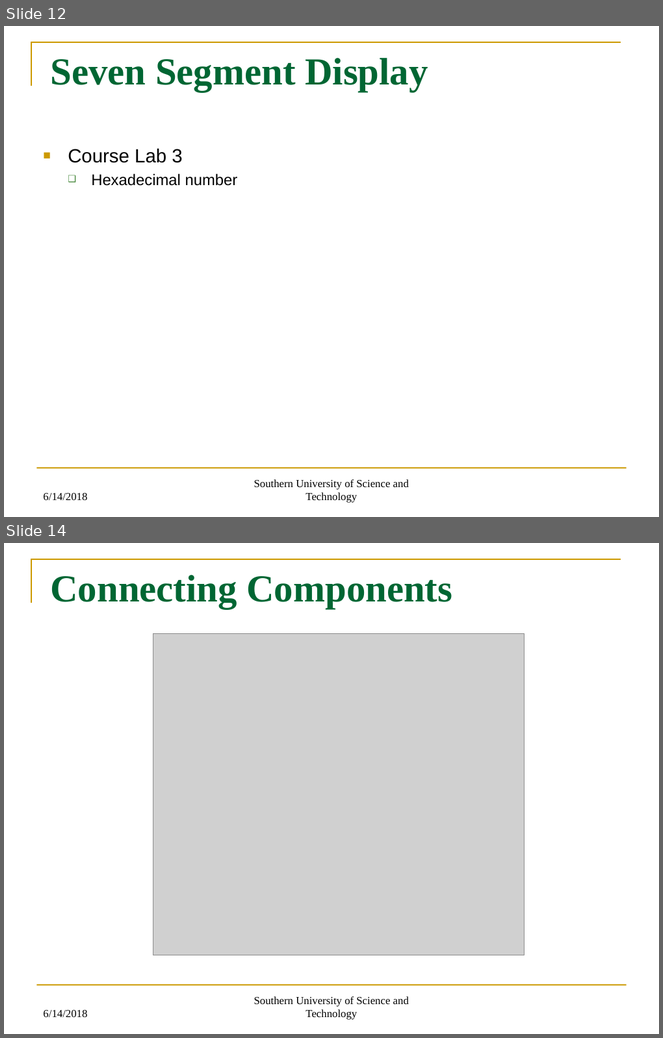
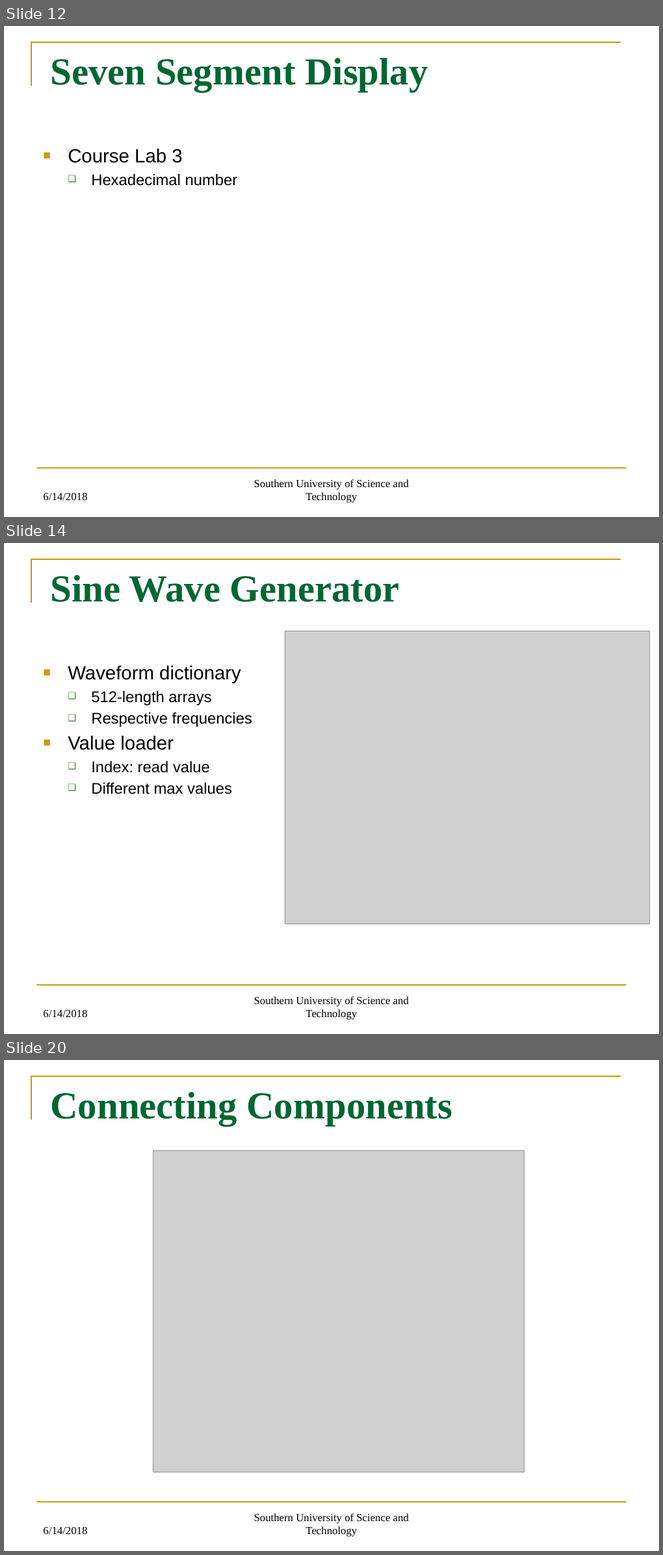
Before and after one commit to CharlesThaCat/FPGA-Sequencer-and-Synthesizer, a slide deck: Step Synthesizer/16-Steps Sequencer and Synthesizer.pptx. Shown one above the other, each under a label of ours: slides 12 and 14 before the commit, slides 12, 14 and 20 after it; the slides between them are not shown. The pictures are 663x1038 and 663x1555 pixels, drawn with LibreOffice and Linux fonts; fonts in the diff are those of the drawing; grey boxes stand for pictures. Boxes give left, top, right and bottom in pixels: in the first picture for what was removed or moved away, otherwise in the second. Text is boxed around its words. In the diff, an @@ line names an element or a change of style, - is before the commit and + after.

```diff
--- a/Step Synthesizer/16-Steps Sequencer and Synthesizer.pptx
+++ b/Step Synthesizer/16-Steps Sequencer and Synthesizer.pptx
@@ slide 14 added at (x1=4, y1=543, x2=659, y2=1034), background #FFFFFF; not listed: 2 template elements that a slide beside it also shows @@
@@ title added at (x1=51, y1=575, x2=400, y2=602), 42 pt, text #006633, bold @@
+Sine Wave Generator
@@ picture added at (x1=285, y1=631, x2=650, y2=925) @@
@@ text added at (x1=68, y1=665, x2=252, y2=795), 17 pt, text #000000 @@
+■ Waveform dictionary
+  ❑ 512-length arrays
+  ❑ Respective frequencies
+■ Value loader
+  ❑ Index: read value
+  ❑ Different max values
@@ text added at (x1=43, y1=1010, x2=87, y2=1017), 12 pt, text #000000 @@
+6/14/2018
@@ text added at (x1=254, y1=997, x2=409, y2=1020), 12 pt, text #000000 @@
+Southern University of Science and Technology
@@ what was slide 14 is now slide 20 @@
```
Also in this commit, not shown: 1 slide changed, 7 other slides added, 16 other files.
